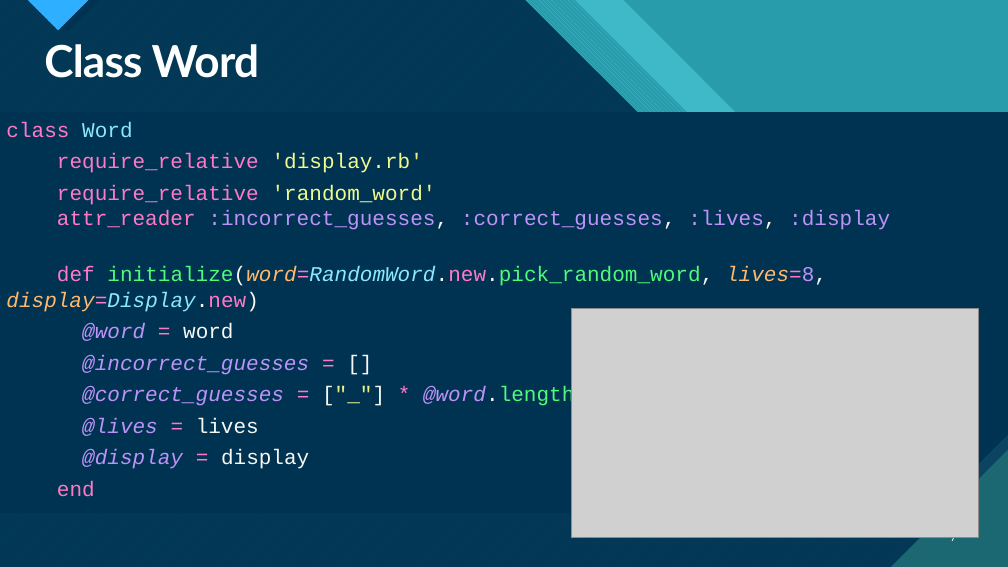
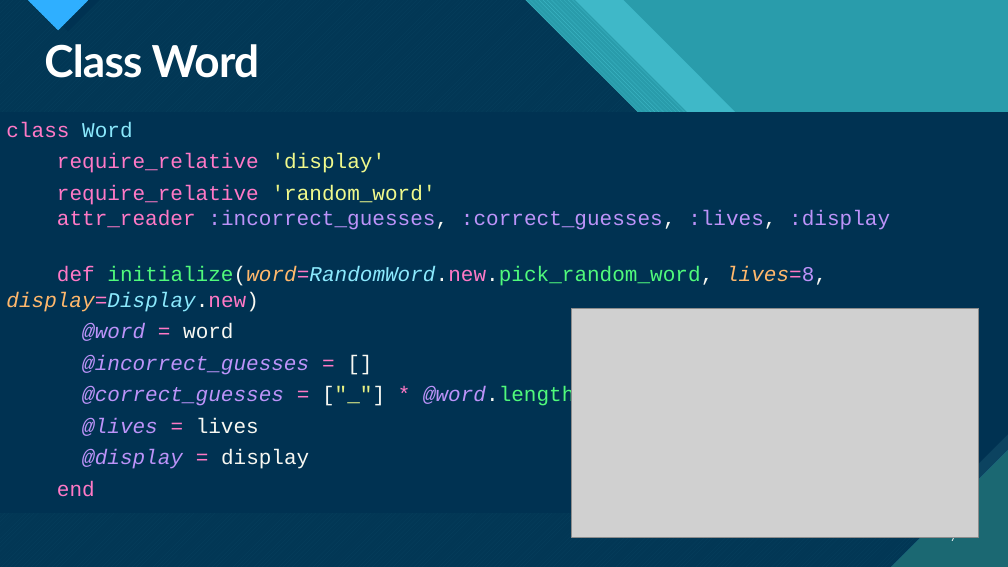
Before and after one commit to phuongThanhKMA/Ruby-Hangman-AT16, a slide deck: slide 7 of Presentation.pptx. Drawn at 1008x567 pixels with LibreOffice and Linux fonts; fonts in the diff are those of the drawing; grey boxes stand for pictures. Boxes give left, top, right and bottom in pixels: in the first picture for what was removed or moved away, otherwise in the second. Text is boxed around its words. In the diff, an @@ line names an element or a change of style, - is before the commit and + after.

Commit message:
Presentation - Edit

```diff
--- a/Presentation.pptx
+++ b/Presentation.pptx
@@ text at bbox=[57, 153, 386, 173]: text changed @@
-require_relative 'display.rb'
+require_relative 'display'
```
Also in this commit, not shown: 2 other slides changed.
